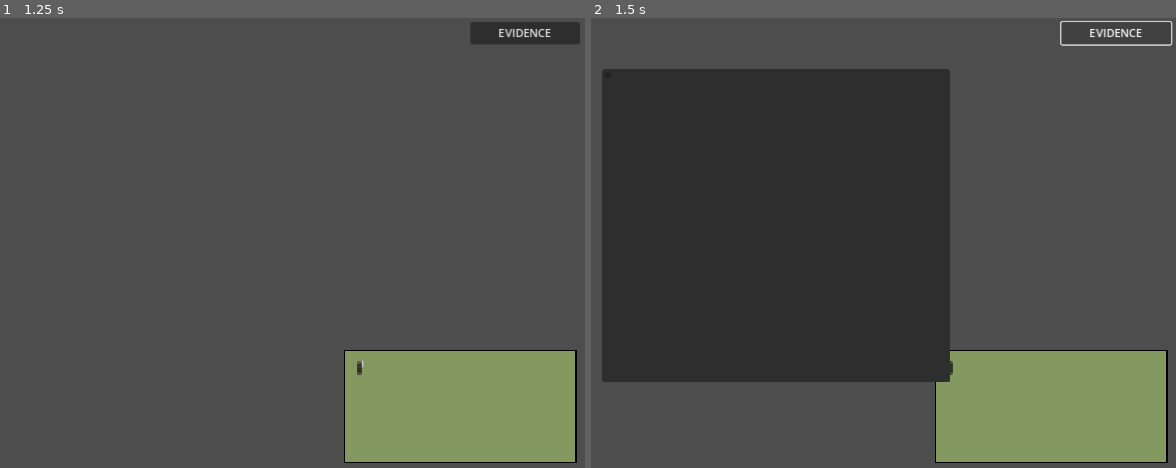
Above: before the commit, frames 1-2 (left to right).
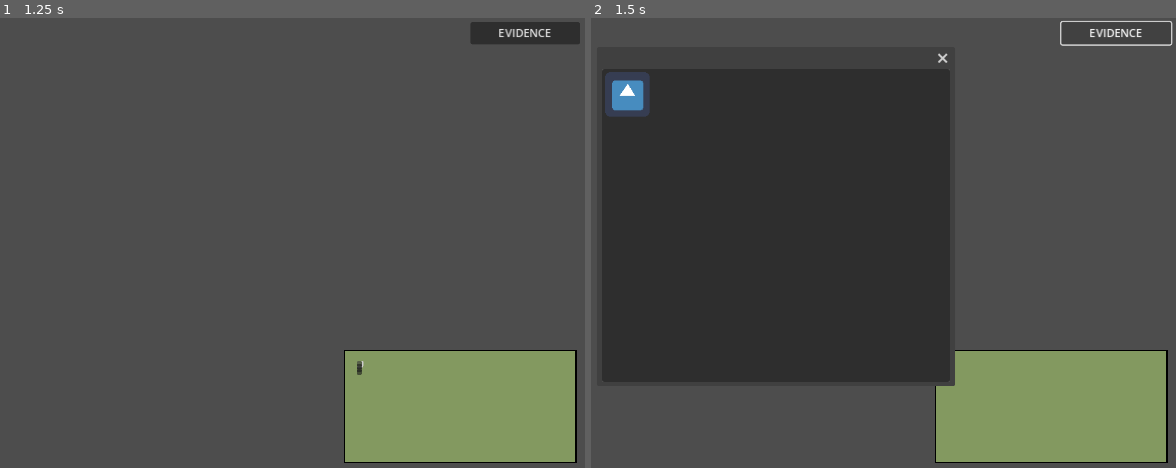
Above: after the commit, the same moments.

Repository: whatgum/GAMEJAM2022
Game: Godot game, scene res://QuestioningScene.tscn
Two runs of this game, one before a commit and one after it. Both use one fixed random seed, a clock stepped at 60 frames per second and the inputs below. This scene is started directly instead of the project's main scene. The engine's default icon, where the game draws it, is replaced by a stand-in: a white triangle on a blue panel in a dark square.
Inputs (mouse positions are in pixels of both pictures, inside the frame that each line leads up to):
- Up to frame 1 (1.25 s): click (356, 364) at 0.52 s
- Up to frame 2 (1.5 s): click "EVIDENCE" at 1.25 s

Frame 1 is identical in both runs. In frame 2, 0.8% of the frame differs, in the area x 2-63%, y 7-82%.

Commit message:
made evidence menu

Diff:
--- /dev/null
+++ b/COPS/QuestioningScene.gd
@@ -0,0 +1,7 @@
+extends Control
+
+
+func _process(delta):
+	if(Input.is_action_just_pressed("removeEvidence")):
+		print("pressed button")
+		Input.set_custom_mouse_cursor(null)
--- a/COPS/QuestioningScene.tscn
+++ b/COPS/QuestioningScene.tscn
@@ -1,9 +1,11 @@
-[gd_scene load_steps=7 format=3 uid="uid://dpr8fsxvr4c63"]
+[gd_scene load_steps=9 format=3 uid="uid://dpr8fsxvr4c63"]
 
 [ext_resource type="Theme" uid="uid://dfuo2s12dh10a" path="res://gameTheme.tres" id="1_ieqv2"]
+[ext_resource type="Script" path="res://QuestioningScene.gd" id="1_krfu3"]
 [ext_resource type="PackedScene" uid="uid://dj3c4vxp0l518" path="res://questionScene.tscn" id="1_qo5sj"]
 [ext_resource type="Script" path="res://CreateQuestion.gd" id="2_x4aks"]
 [ext_resource type="Script" path="res://PopupPanel.gd" id="4_hfcs3"]
+[ext_resource type="PackedScene" uid="uid://bawf3pu6aar32" path="res://evidenceScene.tscn" id="5_pv68c"]
 
 [sub_resource type="RectangleShape2D" id="RectangleShape2D_fsj4o"]
 size = Vector2(371, 462)
@@ -19,6 +21,7 @@
 [node name="Questioning" type="Control"]
 anchor_right = 1.0
 anchor_bottom = 1.0
+script = ExtResource( "1_krfu3" )
 __meta__ = {
 "_edit_use_anchors_": false
 }
@@ -122,18 +125,22 @@
 }
 
 [node name="PopupPanel" type="PopupPanel" parent="."]
+wrap_controls = false
+borderless = false
 script = ExtResource( "4_hfcs3" )
 
 [node name="ScrollContainer" type="ScrollContainer" parent="PopupPanel"]
 offset_left = 4.0
 offset_top = 4.0
-offset_right = 96.0
+offset_right = 130.0
 offset_bottom = 96.0
 horizontal_scroll_mode = 0
 
 [node name="GridContainer" type="GridContainer" parent="PopupPanel/ScrollContainer"]
-columns = 2
+offset_right = 126.0
+offset_bottom = 114.0
+columns = 5
 
-[node name="Control" parent="PopupPanel/ScrollContainer/GridContainer" instance=ExtResource( "1_qo5sj" )]
+[node name="Control" parent="PopupPanel/ScrollContainer/GridContainer" instance=ExtResource( "5_pv68c" )]
 
 [connection signal="pressed" from="evidenceButton" to="PopupPanel" method="_on_evidence_button_pressed"]
--- /dev/null
+++ b/COPS/evidenceScene.gd
@@ -0,0 +1,11 @@
+extends Panel
+
+# Purpose : sets up the scene
+func init(texture : Texture, string : String) -> void:
+	get_child(0).texture = texture
+	get_child(1).text = string
+
+
+func _on_texture_button_pressed():
+	Input.set_custom_mouse_cursor(get_child(0).texture)
+	get_parent().get_parent().get_parent().visible = false
--- a/COPS/evidenceScene.tscn
+++ b/COPS/evidenceScene.tscn
@@ -1,6 +1,7 @@
-[gd_scene load_steps=4 format=3 uid="uid://bawf3pu6aar32"]
+[gd_scene load_steps=5 format=3 uid="uid://bawf3pu6aar32"]
 
 [ext_resource type="Texture2D" uid="uid://bmusuyq6x6k1x" path="res://icon.png" id="1_g8bff"]
+[ext_resource type="Script" path="res://evidenceScene.gd" id="1_m77xj"]
 [ext_resource type="Theme" uid="uid://dfuo2s12dh10a" path="res://gameTheme.tres" id="2_b1nix"]
 
 [sub_resource type="StyleBoxFlat" id="StyleBoxFlat_gux7l"]
@@ -18,7 +19,10 @@
 [node name="Control" type="Panel"]
 anchor_right = 0.124
 anchor_bottom = 0.19
+rect_min_size = Vector2(126.976, 114)
+mouse_default_cursor_shape = 2
 theme_override_styles/panel = SubResource( "StyleBoxFlat_gux7l" )
+script = ExtResource( "1_m77xj" )
 __meta__ = {
 "_edit_use_anchors_": false
 }
@@ -45,3 +49,13 @@
 __meta__ = {
 "_edit_use_anchors_": false
 }
+
+[node name="TextureButton" type="TextureButton" parent="."]
+anchor_right = 1.0
+anchor_bottom = 1.0
+mouse_default_cursor_shape = 2
+__meta__ = {
+"_edit_use_anchors_": false
+}
+
+[connection signal="pressed" from="TextureButton" to="." method="_on_texture_button_pressed"]
--- a/COPS/project.godot
+++ b/COPS/project.godot
@@ -18,3 +18,11 @@
 [display]
 
 window/stretch/mode="canvas_items"
+
+[input]
+
+removeEvidence={
+"deadzone": 0.5,
+"events": [Object(InputEventKey,"resource_local_to_scene":false,"resource_name":"","device":0,"window_id":0,"store_command":true,"alt_pressed":false,"shift_pressed":false,"meta_pressed":false,"command_pressed":false,"pressed":false,"keycode":0,"physical_keycode":16777217,"unicode":0,"echo":false,"script":null)
+]
+}
